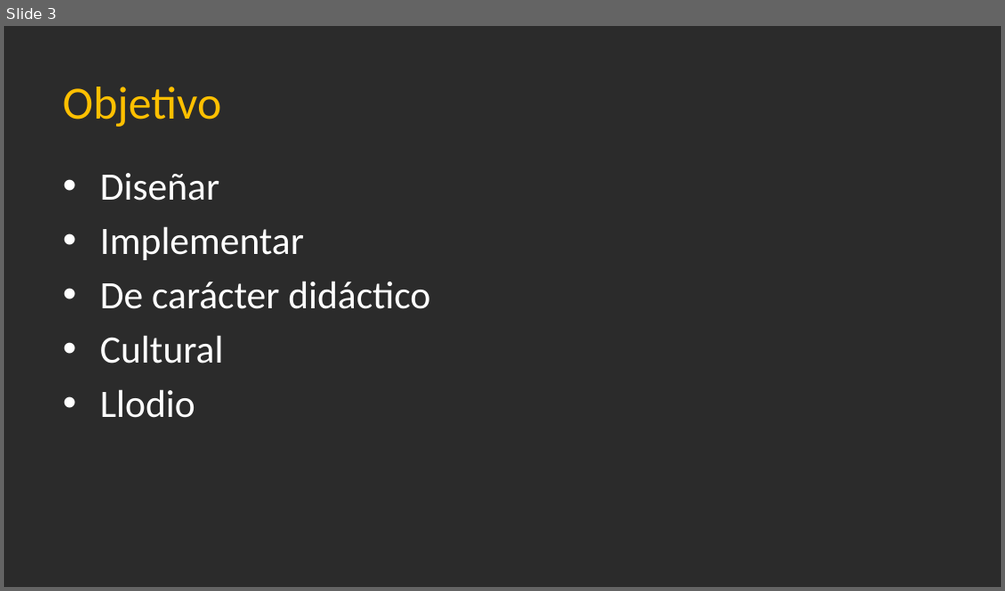
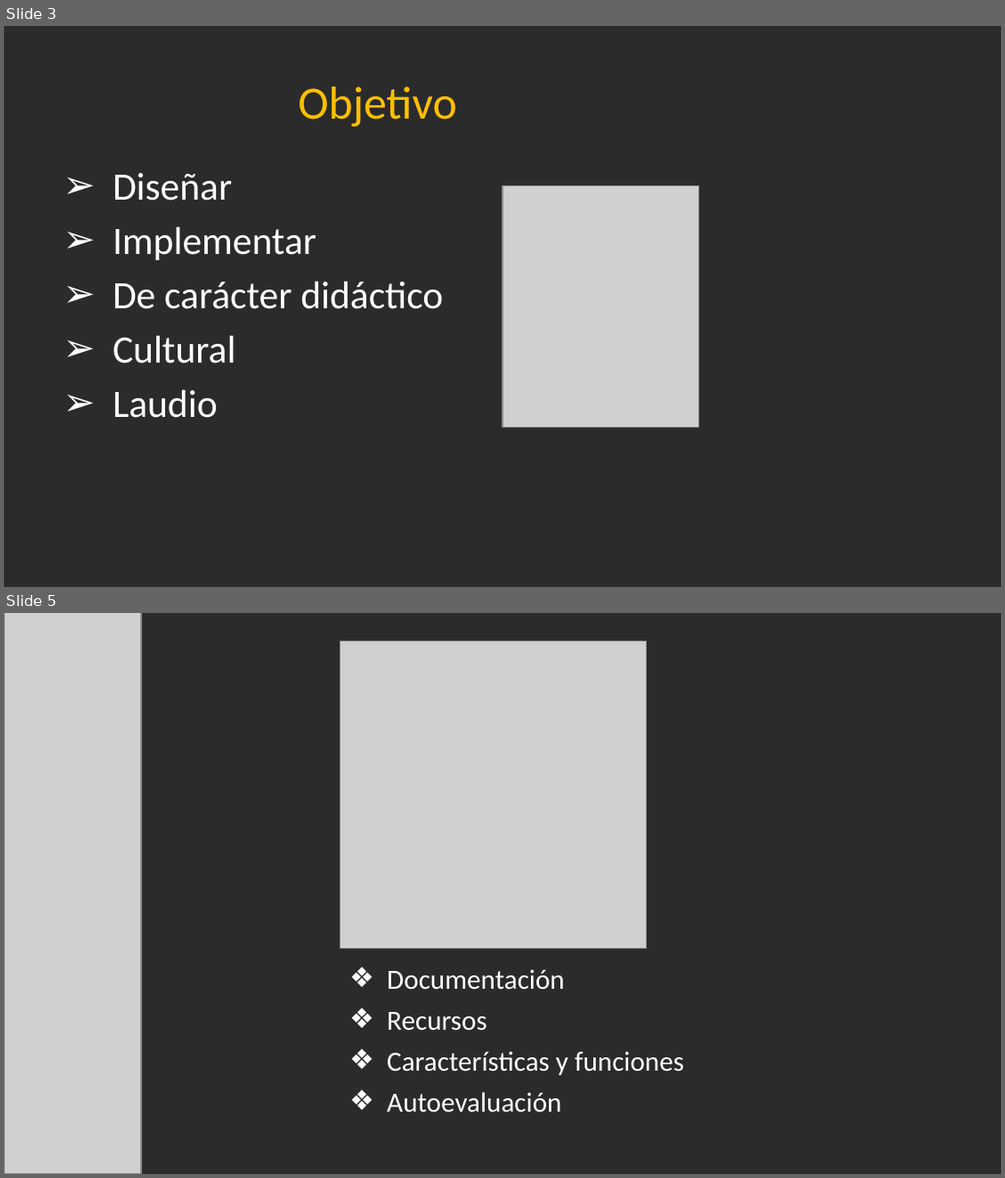
Before and after one commit to Jandycon/PROYECTOAPP, a slide deck: DidaktikApp.pptx. Shown one above the other, each under a label of ours: slide 3 before the commit, slides 3 and 5 after it; the slides between them are not shown. The pictures are 1005x591 and 1005x1178 pixels, drawn with LibreOffice and Linux fonts; fonts in the diff are those of the drawing; grey boxes stand for pictures; background and template pictures are left out; a plain dark background stands for a picture behind light text. Boxes give left, top, right and bottom in pixels: in the first picture for what was removed or moved away, otherwise in the second. Text is boxed around its words. In the diff, an @@ line names an element or a change of style, - is before the commit and + after.

```diff
--- a/DidaktikApp.pptx
+++ b/DidaktikApp.pptx
@@ slide 5 added at box(4, 613, 1001, 1174), background picture (left out) @@
@@ picture added at box(4, 613, 142, 1173) @@
@@ picture added at box(340, 641, 646, 949) @@
@@ text added at box(387, 969, 684, 1112), 20 pt, text #FFFFFF @@
+❖ Documentación
+❖ Recursos
+❖ Características y funciones
+❖ Autoevaluación
@@ slide 3 changed as well @@
@@ text "Objetivo" at box(298, 87, 457, 127): alignment left to centre @@
@@ text at box(113, 173, 443, 363): bullet • to ➢ @@
@@ picture added at box(502, 185, 699, 427) @@
@@ text at box(113, 389, 218, 418): text changed @@
-• Llodio
+➢ Laudio
```
Also in this commit, not shown: 3 other slides changed, 7 other slides added, 1 slide removed.
